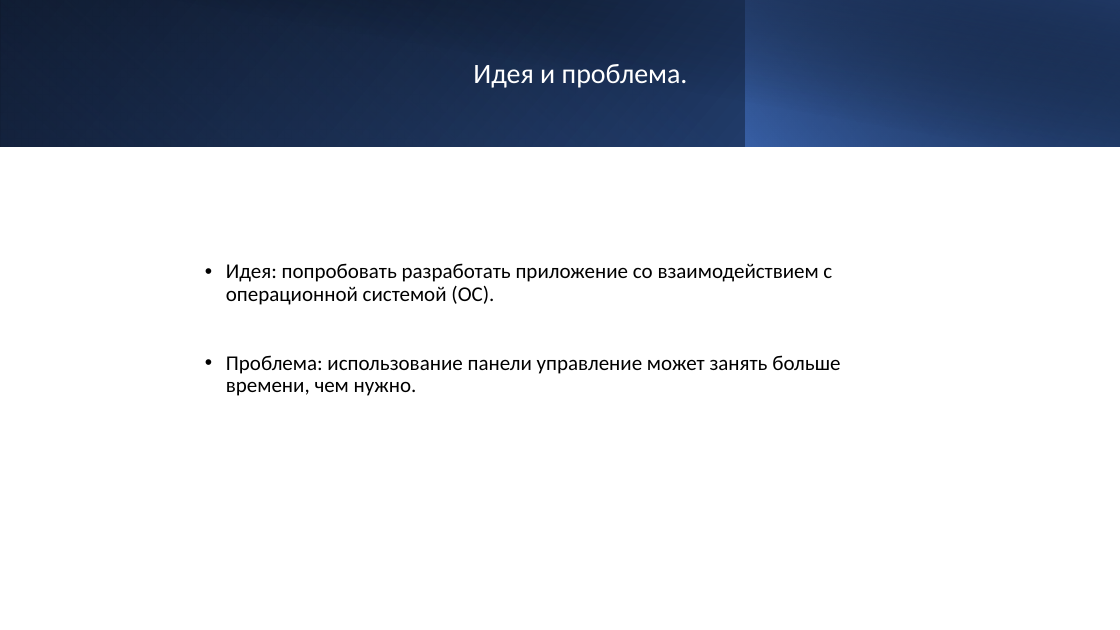
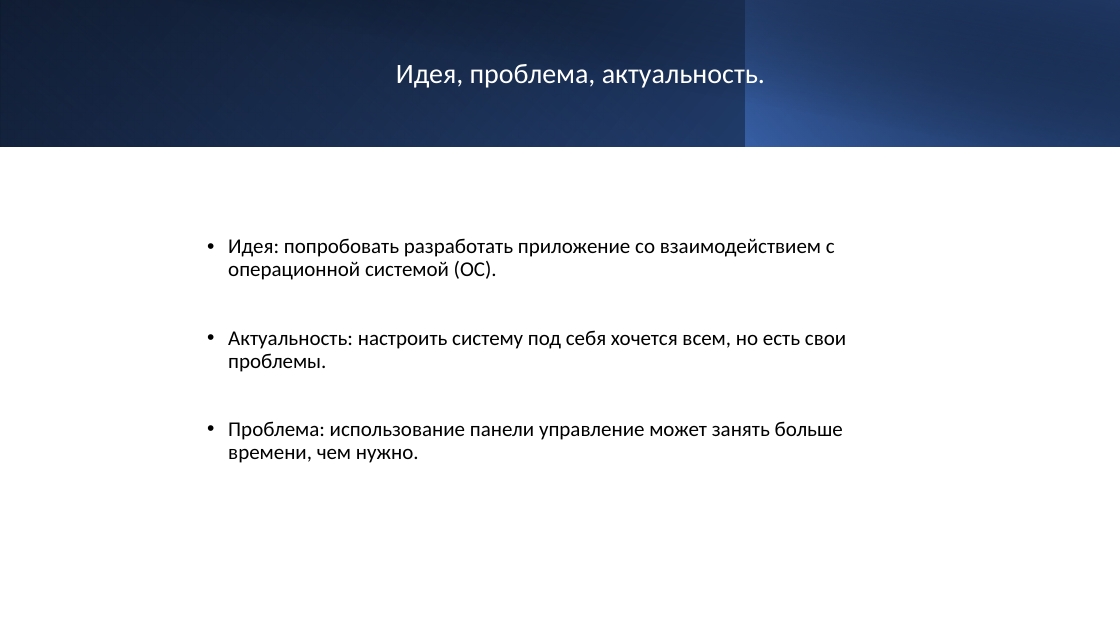
Before and after one commit to mosheadd/WinAPI_PRoject, a slide deck: slide 2 of Презентация.pptx. Drawn at 1120x630 pixels with LibreOffice and Linux fonts; fonts in the diff are those of the drawing. Boxes give left, top, right and bottom in pixels: in the first picture for what was removed or moved away, otherwise in the second. Text is boxed around its words. In the diff, an @@ line names an element or a change of style, - is before the commit and + after.

```diff
--- a/Презентация.pptx
+++ b/Презентация.pptx
@@ title at <box>396,64,765,90</box>: text changed @@
-Идея и проблема.
+Идея, проблема, актуальность.
@@ text "Идея: попробовать разработать приложение со ...": place and size @@
-text "Идея: попробовать разработать приложение со ..." at <box>226,263,840,396</box>
+text "Идея: попробовать разработать приложение со ..." at <box>228,238,846,463</box>
@@ text at <box>228,330,846,372</box>: paragraph added @@
+• Актуальность: настроить систему под себя хочется всем, но есть свои проблемы.
```
Also in this commit, not shown: 1 other slide changed.
